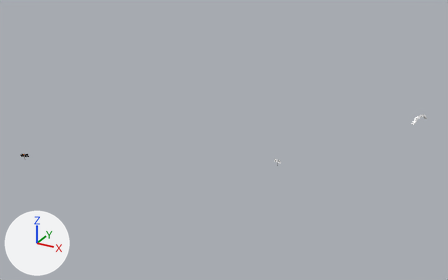
An edit to the OBJ model resources/race/Billboards.obj, drawn before and after from the same camera.
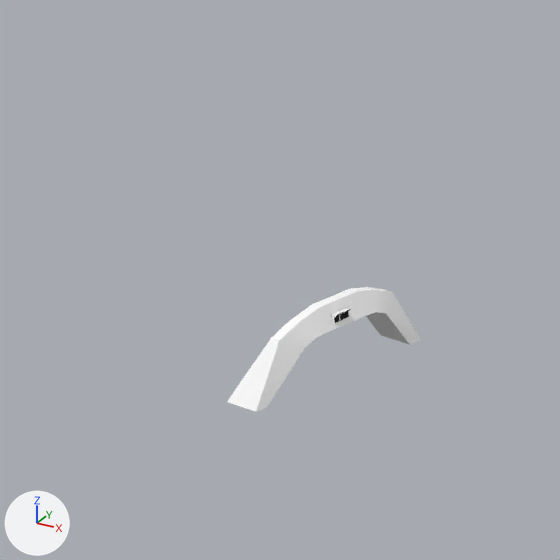
Each version appears first whole from a 50 mm lens placed at (518.0, -439.0, 300.0), pointed at (188.0, 161.0, 0.0), and next in a close-up on the part from 87% to 98% of the width and 32% to 49% of the height. Lighting does not change. The marker at lower left points along +X, +Y and +Z. Where no turn or scale is listed for an object, it has been applied to the vertices.

Before the edit, the objects in view are built like this:
```python
me_billboards = bpy.data.meshes.new('Billboards')
me_billboards.from_pydata(...)  # 190 vertices, 192 faces; spans x 21.0..388.0, y -2.0..347.0, z 1.0..11.0
# faces by material slot: [34, 16, 20, 120, 1, 1]
me_billboards.materials.append(mat_lambert11sg)  # white #ffffff
me_billboards.materials.append(mat_lambert10sg)  # black #000000
me_billboards.materials.append(mat_lambert9sg)  # white #ffffff
me_billboards.materials.append(mat_initialshadinggroup)  # grey #898989
me_billboards.materials.append(mat_lambert13sg)  # picture img_kamibulogo01_mini_jpg
me_billboards.materials.append(mat_lambert14sg)  # picture img_fp_jpg
ob_billboards = bpy.data.objects.new('Billboards', me_billboards)
ob_billboards.location = (0.0, 0.0, 0.0)
```
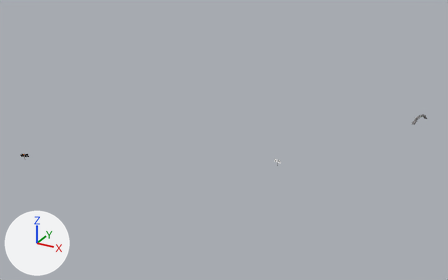
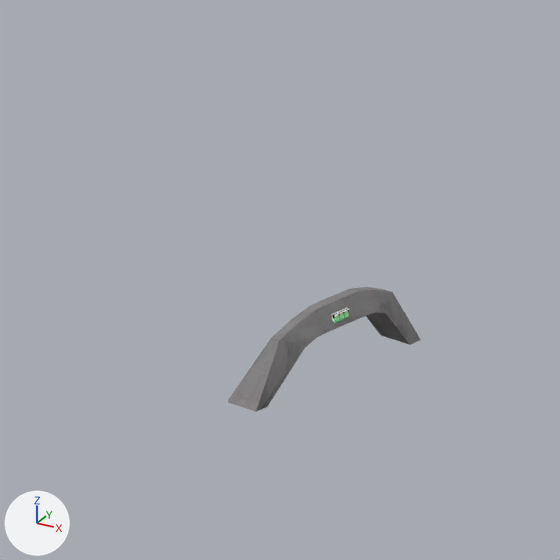
The change, as JSON lines over the scene's bpy script:
```json
{"op": "add", "block": "img_assets_01_jpg", "code": ["img_assets_01_jpg = load_image('Assets_01.jpg', 'Assets_01.jpg', 1024, 1024, 'sRGB')"]}
{"op": "add", "block": "mat_lambert15sg", "code": ["mat_lambert15sg = principled_material('lambert15SG')", "mat_lambert15sg.base_color = (0.5, 1.0, 0.5)  # green #bcffbc", "mat_lambert15sg.roughness = 1.0"]}
{"op": "add", "block": "mat_misccityassets3_blinn2sg", "code": ["mat_misccityassets3_blinn2sg = principled_material('MiscCityAssets3:blinn2SG')", "mat_misccityassets3_blinn2sg.texture = img_assets_01_jpg", "mat_misccityassets3_blinn2sg.roughness = 1.0"]}
{"block": "me_billboards", "where": "me_billboards.from_pydata(...)  # 190 vertices, 192 faces; spans x 21.0..388.0, y -2.0..347.0, z 1.0..11.0"}
{"block": "me_billboards", "where": "# used by ob_billboards; location = (0.0, 0.0, 0.0)"}
{"block": "me_billboards", "change": "me_billboards part 1: 34 faces spanning x 373.0..388.0, y 316.0..347.0, z 1.0..10.0 switch from mat_lambert11sg (white #ffffff) to mat_misccityassets3_blinn2sg (picture img_assets_01_jpg)"}
{"block": "me_billboards", "change": "me_billboards part 2: 3 faces spanning x 381.0..382.0, y 330.0..332.0, z 8.0 switch from mat_lambert10sg (black #000000) to mat_lambert15sg (green #bcffbc)"}
{"block": "me_billboards", "change": "me_billboards part 3: 9 faces spanning x 381.0..382.0, y 329.0..332.0, z 8.0..9.0 switch from mat_lambert9sg (white #ffffff) to mat_lambert14sg (picture img_fp_jpg)"}
```

Location of each change, (x1, y1, x2, y2) in pixels of the close-ups (560 x 560 px):
```json
{"part": 1, "of": "me_billboards", "change": "recoloured", "before": [227, 287, 421, 412], "after": [227, 287, 421, 412], "on screen": "white to grey"}
{"part": 2, "of": "me_billboards", "change": "recoloured", "before": [335, 310, 349, 321], "after": [335, 310, 349, 321]}
{"part": 3, "of": "me_billboards", "change": "recoloured", "before": [333, 309, 351, 319], "after": [333, 309, 351, 319]}
```
